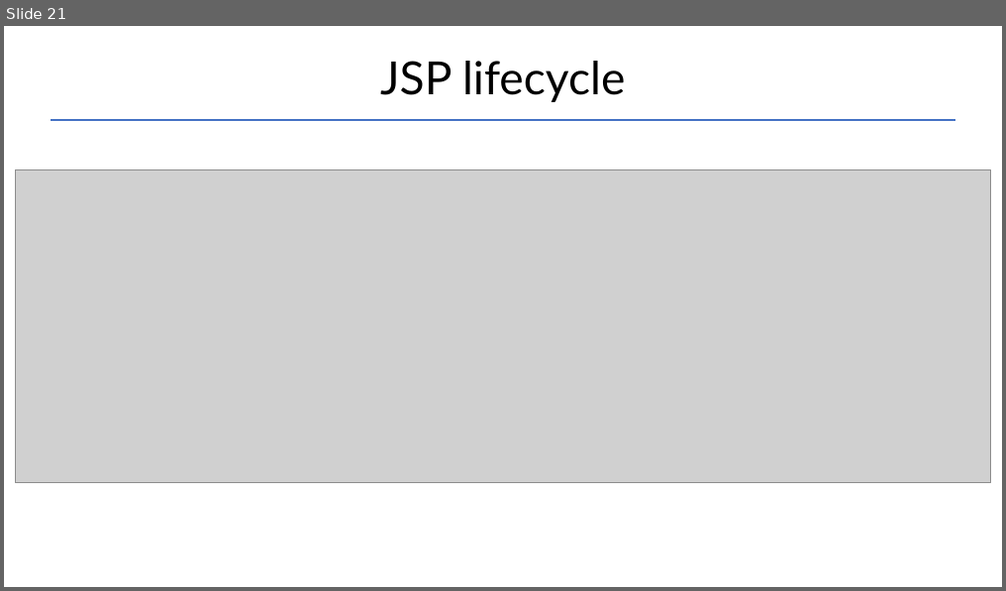
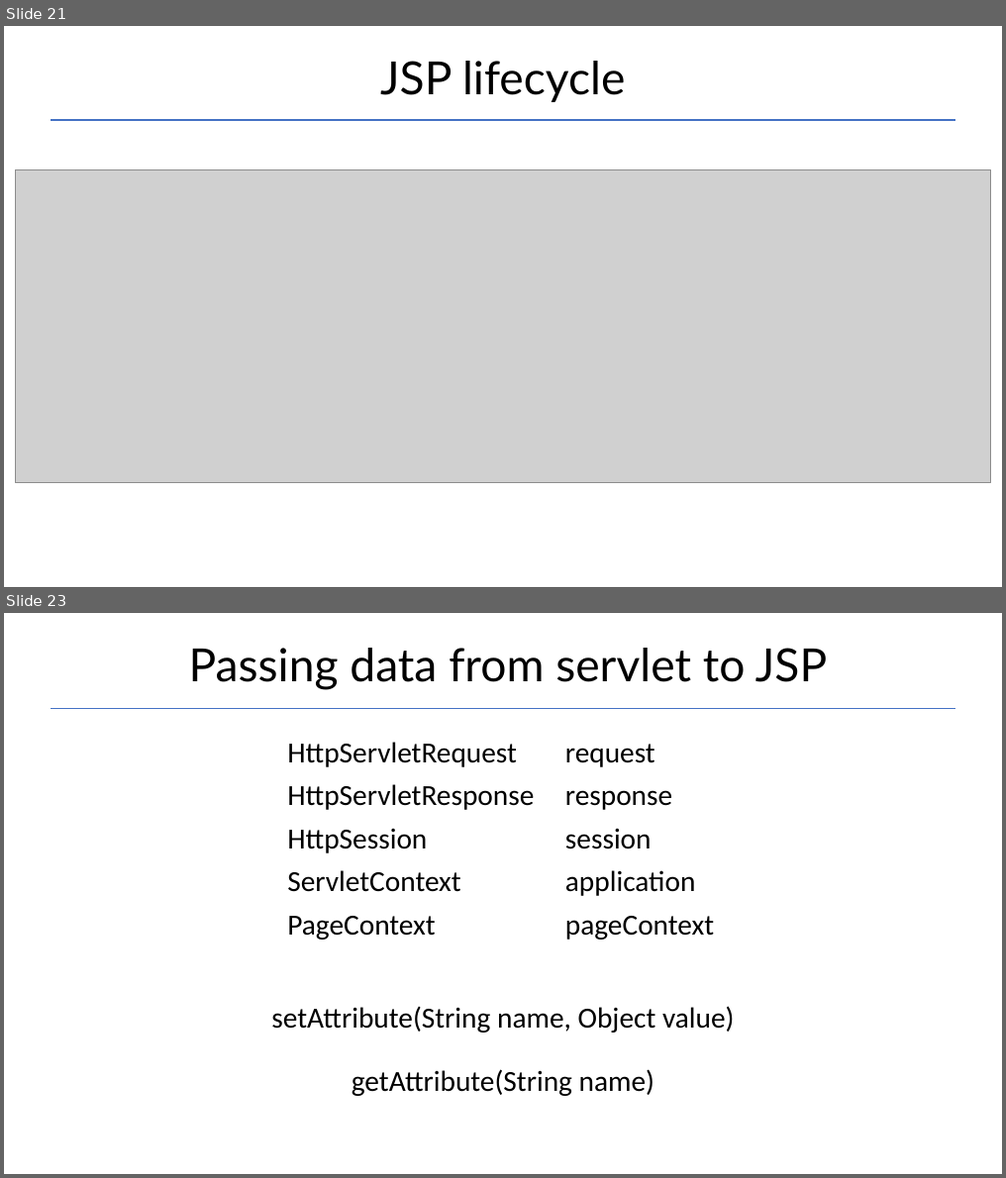
Before and after one commit to Garnik94/Levelup_presentations, a slide deck: Servlet/Servlet_Presentation.pptx. Shown one above the other, each under a label of ours: slide 21 before the commit, slides 21 and 23 after it; the slides between them are not shown. The pictures are 1006x591 and 1006x1178 pixels, drawn with LibreOffice and Linux fonts; fonts in the diff are those of the drawing; grey boxes stand for pictures. Boxes give left, top, right and bottom in pixels: in the first picture for what was removed or moved away, otherwise in the second. Text is boxed around its words. In the diff, an @@ line names an element or a change of style, - is before the commit and + after.

```diff
--- a/Servlet/Servlet_Presentation.pptx
+++ b/Servlet/Servlet_Presentation.pptx
@@ slide 23 added at (x1=4, y1=613, x2=1002, y2=1174), background #FFFFFF @@
@@ title added at (x1=189, y1=648, x2=827, y2=690), 44 pt, text #000000 @@
+Passing data from servlet to JSP
@@ line added from (51, 709) to (955, 709), #4472C4 1.5 pt @@
@@ table added at (x1=280, y1=731, x2=727, y2=978), 5 rows, 2 columns @@
+HttpServletRequest | request
+HttpServletResponse | response
+HttpSession | session
+ServletContext | application
+PageContext | pageContext
@@ text added at (x1=271, y1=1006, x2=735, y2=1096), 28 pt, text #000000 @@
+setAttribute(String name, Object value)
+getAttribute(String name)
```
Also in this commit, not shown: 1 slide changed, 1 other slide added, 2 other files.
